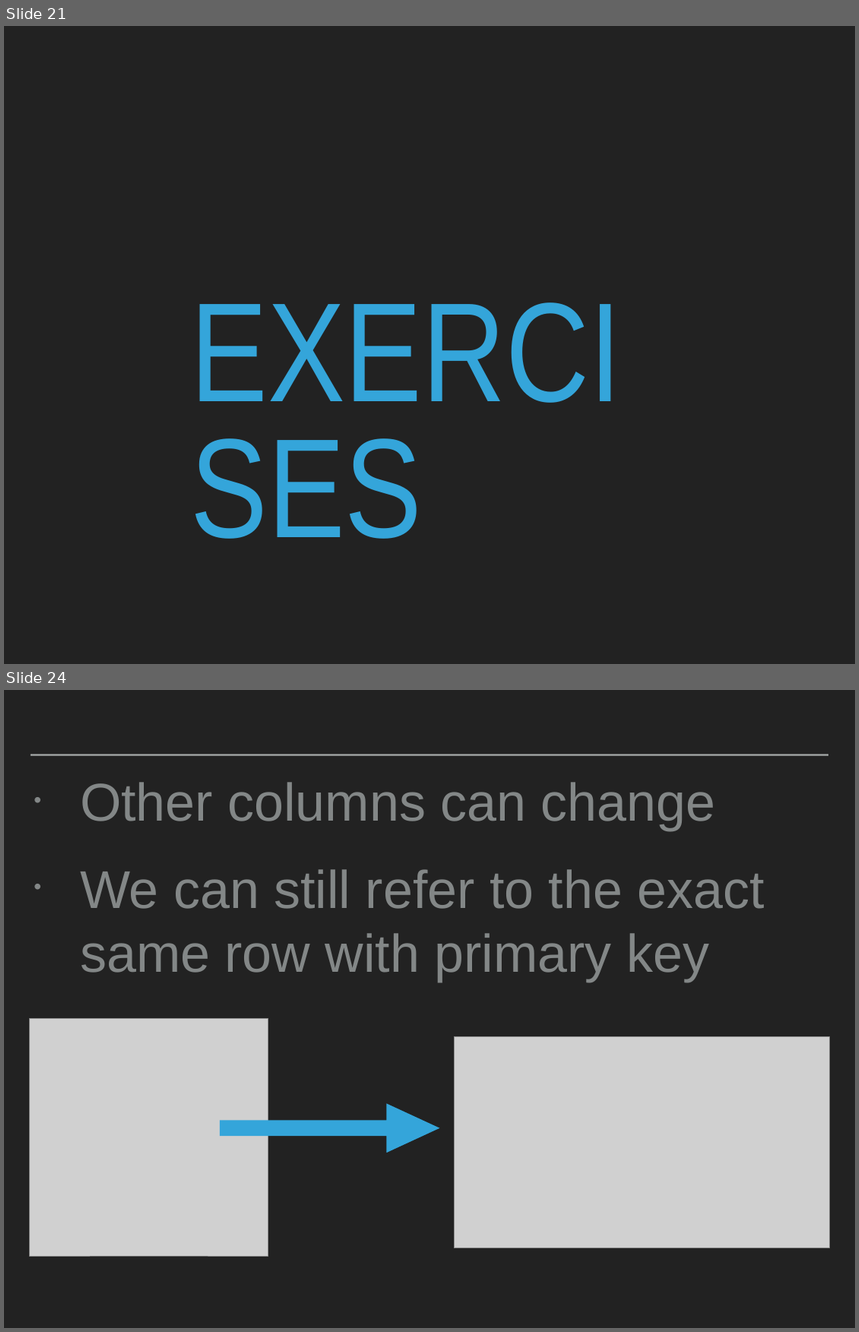
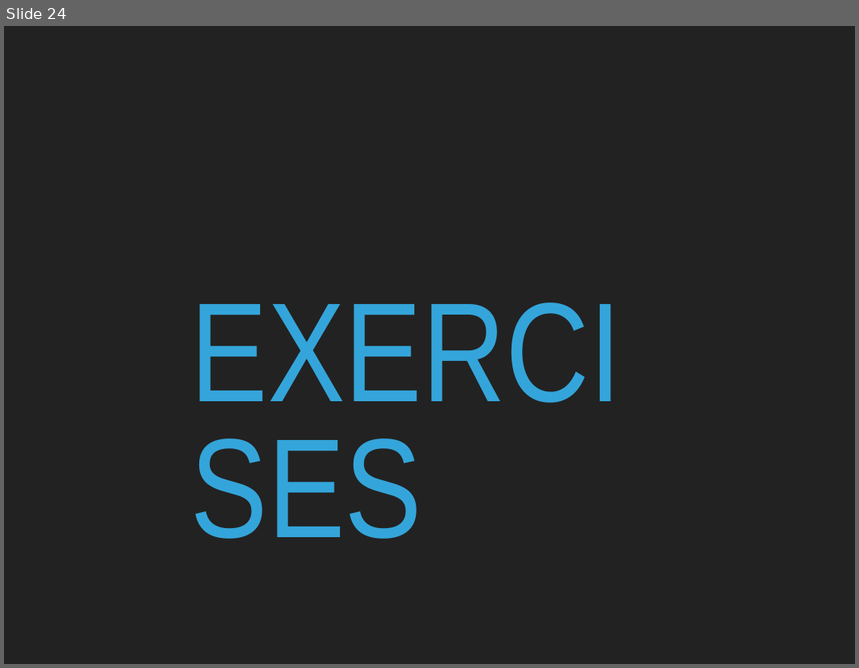
Before and after one commit to robcarrington/sqlbootcamp, a slide deck: Session 3/Session3.pptx. Shown one above the other, each under a label of ours: slides 21 and 24 before the commit, slide 24 after it; the slides between them are not shown. The pictures are 859x1332 and 859x668 pixels, drawn with LibreOffice and Linux fonts; fonts in the diff are those of the drawing; grey boxes stand for pictures. Boxes give left, top, right and bottom in pixels: in the first picture for what was removed or moved away, otherwise in the second. Text is boxed around its words. In the diff, an @@ line names an element or a change of style, - is before the commit and + after.

```diff
--- a/Session 3/Session3.pptx
+++ b/Session 3/Session3.pptx
@@ slide 24 removed at (4, 690, 855, 1328), background #222222 @@
@@ line removed from (31, 755) to (829, 755) @@
@@ text removed at (80, 782, 765, 982) @@
-• Other columns can change
-• We can still refer to the exact same row with primary key
@@ picture removed at (30, 1018, 268, 1256) @@
@@ picture removed at (454, 1037, 829, 1249) @@
@@ right arrow removed at (220, 1103, 440, 1153) @@
@@ what was slide 21 is now slide 24 @@
```
Also in this commit, not shown: 2 slides changed, 10 slides added, 15 other slides removed, 11 other files.
